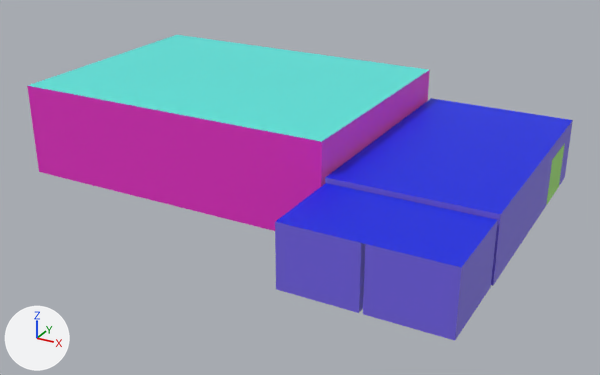
The Blender file blender models/kitchen_dining.blend as it was, and as the next commit left it.
Rendered twice from a camera (50 mm lens) standing at (17.4, -56.0, 26.9) and looking at (-11.7, -3.2, 0.4). Every picture has the same lights, and +X, +Y and +Z are marked at lower left. The first picture is the older version.

The scene before the commit, as lines of its bpy script (objects in view):
```python
mat_bk_door = principled_material('bk_door')
mat_bk_door.base_color = (0.34, 0.8, 0.126)  # green #9ee763
mat_dn_cl = principled_material('dn_cl')
mat_dn_cl.base_color = (0.103, 0.8, 0.736)  # cyan #5ae7df
mat_dn_wl = principled_material('dn_wl')
mat_dn_wl.base_color = (0.8, 0.0245, 0.567)  # pink #e72bc6
mat_kchn_cl = principled_material('kchn_cl')
mat_kchn_cl.base_color = (0.0, 0.0146, 0.8)  # blue #0020e7
mat_kchn_flr = principled_material('kchn_flr')
mat_kchn_flr.base_color = (0.177, 0.127, 0.8)  # blue #7564e7
me_cube_001 = bpy.data.meshes.new('Cube.001')
me_cube_001.from_pydata(...)  # 1102 vertices, 1007 faces; spans x -5.49..1.0, y -1.7..1.2, z -1.0..2.0
me_cube_001.materials.append(mat_kchn_flr)  # blue #7564e7
me_cube_001.materials.append(mat_stn_stl)  # grey #a49c9f
me_cube_001.materials.append(mat_hob)  # white #e7e7e7
me_cube_001.materials.append(mat_wd)  # brown #723826
me_cube_001.materials.append(mat_crpt)  # red #e70816
me_cube_001.materials.append(mat_dn_wl)  # pink #e72bc6
me_cube_001.materials.append(mat_bg_door)  # green #33e736
me_cube_001.materials.append(mat_bk_door)  # green #9ee763
me_cube_001.materials.append(mat_dn_cl)  # cyan #5ae7df
me_cube_001.materials.append(mat_kchn_cl)  # blue #0020e7
ob_cube_001 = bpy.data.objects.new('Cube.001', me_cube_001)
ob_cube_001.location = (0.0, 0.0, 2.5)
ob_cube_001.scale = (6.0, 10.0, 2.5)
```
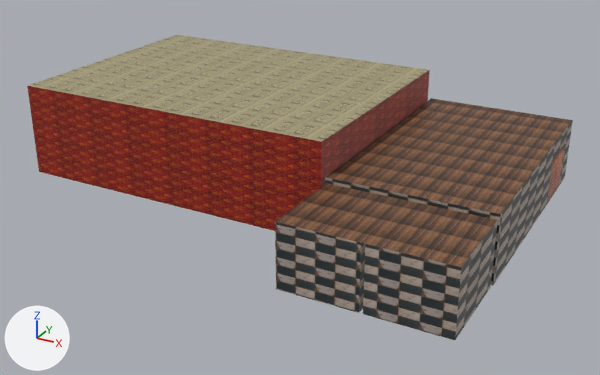
Diff of the bpy script that builds the scene:
```diff
--- a/blender models/kitchen_dining.blend.py
+++ b/blender models/kitchen_dining.blend.py
@@ img_wd_flr_png @@
+img_wd_flr_png = load_image('wd_flr.png', '../textures/wd_flr.png', 128, 128, 'sRGB')
@@ img_din_cl_png @@
+img_din_cl_png = load_image('din_cl.png', '../textures/din_cl.png', 128, 128, 'sRGB')
@@ img_double_door_png @@
+img_double_door_png = load_image('double_door.png', '../textures/double_door.png', 256, 256, 'sRGB')
@@ img_red_wlppr_png @@
+img_red_wlppr_png = load_image('red_wlppr.png', '../textures/red_wlppr.png', 128, 128, 'sRGB')
@@ img_kchn_tile_png @@
+img_kchn_tile_png = load_image('kchn_tile.png', '../textures/kchn_tile.png', 128, 128, 'sRGB')
@@ mat_kchn_flr @@
 mat_kchn_flr = principled_material('kchn_flr')
-mat_kchn_flr.base_color = (0.177, 0.127, 0.8)  # blue #7564e7
+mat_kchn_flr.texture = img_kchn_tile_png
@@ mat_dn_wl @@
 mat_dn_wl = principled_material('dn_wl')
-mat_dn_wl.base_color = (0.8, 0.0245, 0.567)  # pink #e72bc6
+mat_dn_wl.texture = img_red_wlppr_png
@@ mat_bk_door @@
 mat_bk_door = principled_material('bk_door')
-mat_bk_door.base_color = (0.34, 0.8, 0.126)  # green #9ee763
+mat_bk_door.texture = img_double_door_png
@@ mat_dn_cl @@
 mat_dn_cl = principled_material('dn_cl')
-mat_dn_cl.base_color = (0.103, 0.8, 0.736)  # cyan #5ae7df
+mat_dn_cl.texture = img_din_cl_png
@@ mat_kchn_cl @@
 mat_kchn_cl = principled_material('kchn_cl')
-mat_kchn_cl.base_color = (0.0, 0.0146, 0.8)  # blue #0020e7
+mat_kchn_cl.texture = img_wd_flr_png
@@ me_cube_001 @@
 me_cube_001.from_pydata(...)  # 1102 vertices, 1007 faces; spans x -5.49..1.0, y -1.7..1.2, z -1.0..2.0
 # used by ob_cube_001; location = (0.0, 0.0, 2.5); scale = (6.0, 10.0, 2.5)
+# me_cube_001 part 1: texture (UV) coordinates of 1007 of 1007 faces, centred in x -5.49..1.0, y -1.7..1.2, z -1.0..2.0, changed; they spanned u 0.0..0.62, v 0.0..1.0 and now span u -10.98..11.67, v -10.18..11.04
 me_cube_001.materials.append(mat_kchn_flr)
```

What differs and where, as boxes [x1, y1, x2, y2] in the pictures (600 x 375 px):
'Cube.001', surface changed (darker): [27, 35, 573, 340] in both
